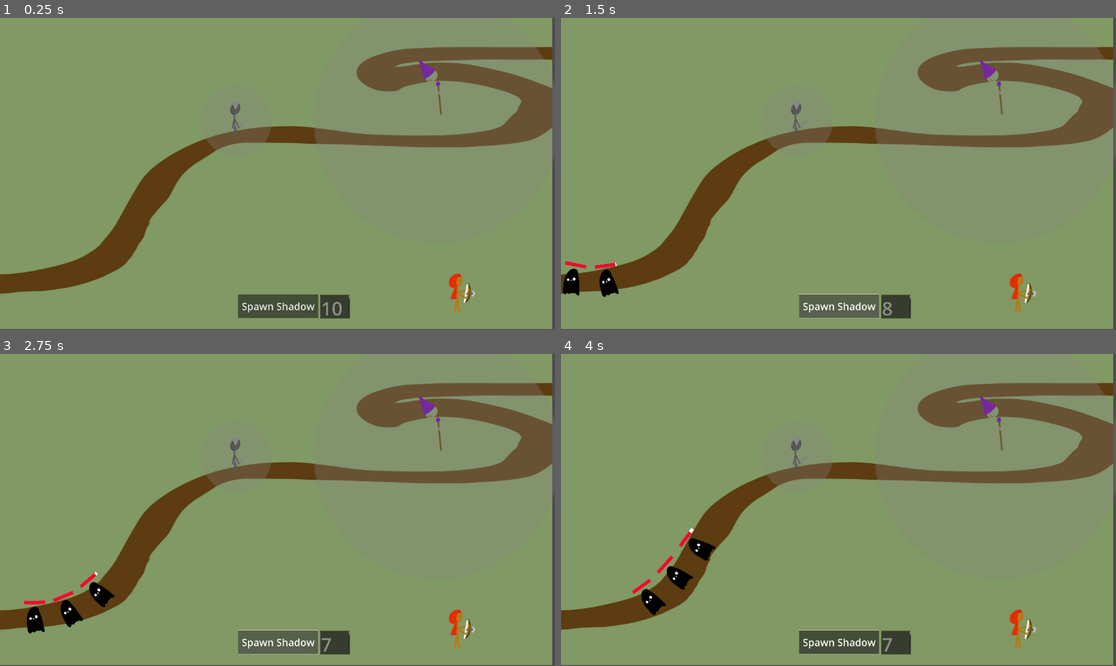
Above: before the commit, frames 1-4 (two rows, left to right).
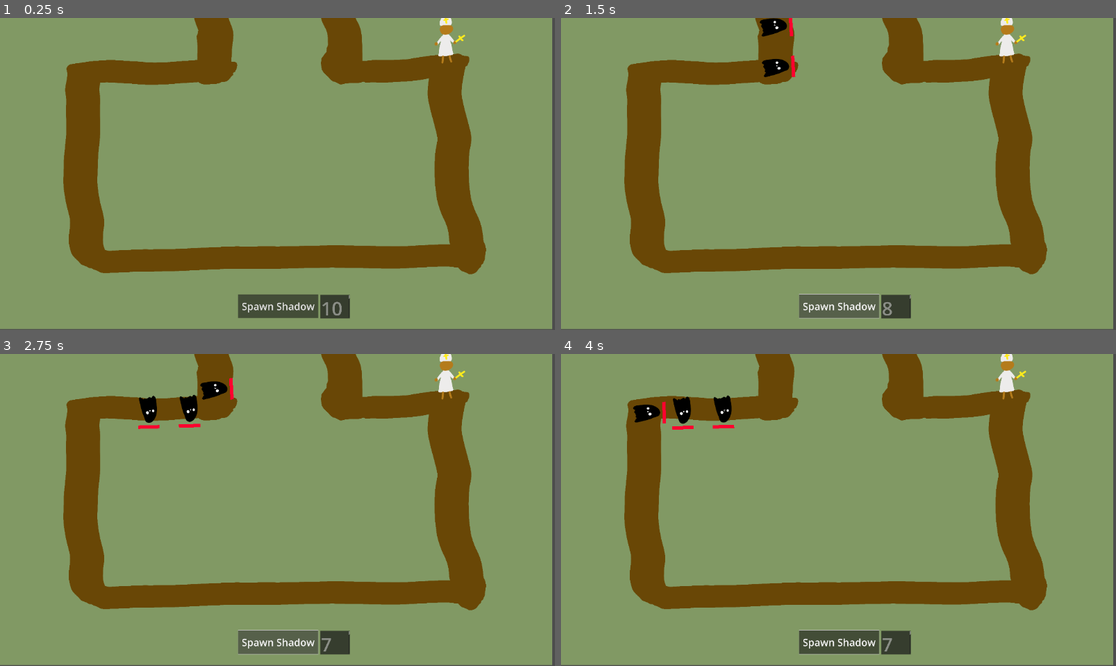
Above: after the commit, the same moments.

Repository: IndiSnacks/PS-Game-Jam-2024
Game: Godot game, scene res://Scenes/jack_scene.tscn
The game is run twice, just before and just after one commit, with the same random seed, the same clock (stepped at 60 frames per second) and the same inputs. Before the commit the project starts from res://Scenes/sahil_scene.tscn.
Inputs (mouse positions are in pixels of both pictures, inside the frame that each line leads up to):
- Up to frame 1 (0.25 s): no input
- Up to frame 2 (1.5 s): click "Spawn Shadow" at 0.5 s; click "Spawn Shadow" at 1.25 s
- Up to frame 3 (2.75 s): click "Spawn Shadow" at 2 s
- Up to frame 4 (4 s): move the mouse to (960, 494) at 2.77 s; click (960, 494) at 2.85 s; drag from (727, 525) to (660, 591) at 3.52 s

The runs differ from the first frame. In frame 1, 26% of the frame differs, in the area x 0-100%, y 0-95%; in frame 2, 27%; in frame 3, 27%; in frame 4, 27%.

Commit message:
Added new map and priest
Added a new map and new enemy type priest. Priest charges up but after a bit does big damage to a single target in front of it.

Diff:
--- /dev/null
+++ b/Components/priest.tscn
@@ -0,0 +1,27 @@
+[gd_scene load_steps=4 format=3 uid="uid://d06kfdgdnn30r"]
+
+[ext_resource type="Script" path="res://Scripts/damage_dealer.gd" id="1_j36fn"]
+[ext_resource type="Texture2D" uid="uid://bwryo6nkg1jkf" path="res://Art/priest.png" id="2_ameas"]
+
+[sub_resource type="RectangleShape2D" id="RectangleShape2D_kib8k"]
+size = Vector2(264, 809.5)
+
+[node name="priest" type="Area2D"]
+script = ExtResource("1_j36fn")
+damage_speed = 1.0
+damage_amount = 100.0
+is_charge = true
+
+[node name="CollisionShape2D" type="CollisionShape2D" parent="."]
+position = Vector2(3, 404.25)
+shape = SubResource("RectangleShape2D_kib8k")
+
+[node name="Sprite2D" type="Sprite2D" parent="."]
+position = Vector2(-51, 366)
+scale = Vector2(0.752, 0.682)
+texture = ExtResource("2_ameas")
+
+[node name="AOE_radius" type="Sprite2D" parent="."]
+
+[connection signal="area_entered" from="." to="." method="_on_area_entered"]
+[connection signal="area_exited" from="." to="." method="_on_area_exited"]
--- /dev/null
+++ b/Scenes/jack_scene.tscn
@@ -0,0 +1,58 @@
+[gd_scene load_steps=5 format=3 uid="uid://dor54wbk2g1jr"]
+
+[ext_resource type="Texture2D" path="res://Art/easy_stage.png" id="1_sc7ld"]
+[ext_resource type="Script" path="res://Scripts/spawning_manager.gd" id="2_an08f"]
+[ext_resource type="PackedScene" uid="uid://d06kfdgdnn30r" path="res://Components/priest.tscn" id="4_dsnyt"]
+
+[sub_resource type="Curve2D" id="Curve2D_m2n8j"]
+_data = {
+"points": PackedVector2Array(0, 0, 0, 0, -536, -1273, 0, 0, 0, 0, -512, -829, 0, 0, 0, 0, -1544, -801, 0, 0, 0, 0, -1504, 671, 0, 0, 0, 0, 1496, 627, 0, 0, 0, 0, 1360, -849, 0, 0, 0, 0, 520, -853, 0, 0, 0, 0, 508, -1233)
+}
+point_count = 8
+
+[node name="Jack-Scene" type="Node2D"]
+
+[node name="Camera2D" type="Camera2D" parent="."]
+ignore_rotation = false
+zoom = Vector2(0.26, 0.26)
+
+[node name="Temp-stage" type="Sprite2D" parent="."]
+position = Vector2(-16.4999, -6.04515)
+scale = Vector2(2.15771, 1.21489)
+texture = ExtResource("1_sc7ld")
+
+[node name="Path2D" type="Path2D" parent="."]
+curve = SubResource("Curve2D_m2n8j")
+
+[node name="Shadow_Spawner" type="Node2D" parent="."]
+position = Vector2(-2123, -1132)
+script = ExtResource("2_an08f")
+num_shadows = 10
+
+[node name="Button" type="Button" parent="Shadow_Spawner"]
+offset_left = 1808.0
+offset_top = 2093.0
+offset_right = 2448.0
+offset_bottom = 2283.0
+theme_override_font_sizes/font_size = 80
+text = "Spawn Shadow"
+
+[node name="TextEdit" type="TextEdit" parent="Shadow_Spawner"]
+layout_direction = 2
+offset_left = 2466.0
+offset_top = 2096.0
+offset_right = 2699.0
+offset_bottom = 2287.0
+size_flags_horizontal = 4
+theme_override_font_sizes/font_size = 150
+text = "50
+"
+editable = false
+context_menu_enabled = false
+
+[node name="Damage_Manager" type="Node2D" parent="."]
+
+[node name="priest" parent="." instance=ExtResource("4_dsnyt")]
+position = Vector2(1336, -1032)
+
+[connection signal="button_down" from="Shadow_Spawner/Button" to="Shadow_Spawner" method="_on_button_button_down"]
--- a/Scripts/damage_dealer.gd
+++ b/Scripts/damage_dealer.gd
@@ -2,25 +2,42 @@
 
 @export var damage_speed = 0.5
 @export var damage_amount = 0.0
+@export var charge_increment = 0.1
 @export var is_aoe = false
+@export var is_charge = false
 
 var shadow_queue = []
 var timer = 0.0
+var charge = 0.0
 
 func _ready():
 	pass
 
 func _process(delta):
 	timer += delta
+	if is_charge and charge < 100:
+		charge += charge_increment
 	if(timer >= damage_speed):
 		timer = 0.0
 		if(!is_aoe): #damges the first target if not aoe
-			if(shadow_queue.size() > 0):
-				var target = shadow_queue[0]
-				target.take_damage(damage_amount)
+			if not is_charge:
+				if(shadow_queue.size() > 0):
+					var target = shadow_queue[0]
+					target.take_damage(damage_amount)
+			else:
+				if(shadow_queue.size() > 0) and charge >= 100:
+					var target = shadow_queue[0]
+					target.take_damage(damage_amount)
+					charge = 0
 		if(is_aoe): #damages all in raduis if aoe
-			for shadow in shadow_queue:
-				shadow.take_damage(damage_amount)
+			if not is_charge:
+				for shadow in shadow_queue:
+					shadow.take_damage(damage_amount)
+			else:
+				if charge >= 100:
+					for shadow in shadow_queue:
+						shadow.take_damage(damage_amount)
+					charge = 0
 
 # Put all the nodes the area into a queue
 # Do tick damage to the top node
@@ -28,8 +45,10 @@
 # Pop the node if it leaves the area
 func _on_area_entered(area):
 	if(area.is_in_group("shadow")):
+		print('ADDED SHADOW')
 		shadow_queue.append(area)
 
 func _on_area_exited(area):
 	if(area.is_in_group("shadow")):
+		print('BYE SHADOW')
 		shadow_queue.erase(area)
--- /dev/null
+++ b/Scripts/drag.gd
@@ -0,0 +1,50 @@
+extends Sprite2D
+
+# Define the status of the sprite: "none", "clicked", "released", or "dragging".
+var status = "none"
+var tsize = Vector2()
+var mpos = Vector2()
+var drag_offset = Vector2()
+
+# This is a singleton to keep track of the currently dragged sprite
+var dragging_sprite = null
+
+func _ready():
+	var texture = get_texture()
+	if texture:
+		tsize = texture.get_size()
+	else:
+		print("Error: Sprite texture is not assigned.")
+		tsize = Vector2.ZERO  # Default to zero if no texture is assigned
+
+func _process(delta):
+	if status == "dragging" and dragging_sprite == self:
+		global_position = mpos + drag_offset
+
+func _input(ev):
+	if ev is InputEventMouseButton and ev.button_index == MOUSE_BUTTON_LEFT:
+		if ev.pressed:
+			var evpos = ev.global_position
+			var gpos = global_position
+			var rect = Rect2()
+
+			if is_centered():
+				rect = Rect2(gpos.x - tsize.x / 2, gpos.y - tsize.y / 2, tsize.x, tsize.y)
+			else:
+				rect = Rect2(gpos.x, gpos.y, tsize.x, tsize.y)
+
+			if rect.has_point(evpos):
+				status = "clicked"
+				drag_offset = gpos - evpos
+				if dragging_sprite == null:  # Only set if no other sprite is being dragged
+					dragging_sprite = self
+
+		elif not ev.pressed:
+			if dragging_sprite == self:
+				status = "released"
+				dragging_sprite = null  # Stop dragging for this instance
+
+	if status == "clicked" and ev is InputEventMouseMotion:
+		status = "dragging"
+
+	mpos = ev.global_position
--- /dev/null
+++ b/Scripts/drag_pot.gd
@@ -0,0 +1,16 @@
+extends Node2D
+
+var selected = false
+
+func _on_area_2d_input_event(viewport, event, shape_idx):
+	if Input.is_action_just_pressed("click") and global_position == event.position:
+		selected = true
+
+func _physics_process(delta):
+	if selected:
+		global_position = lerp(global_position, get_global_mouse_position(), 25 * delta)
+
+func _input(event):
+	if event is InputEventMouseButton:
+		if event.button_index == MOUSE_BUTTON_LEFT and not event.pressed:
+			selected = false
--- /dev/null
+++ b/Scripts/spawner.gd
@@ -0,0 +1,40 @@
+extends Node
+
+# List of prefabs to spawn
+@export var prefab_scenes: Array[PackedScene]
+
+# Time interval in seconds between spawns
+@export var spawn_interval: float = 2.5  # Adjust this value as needed
+
+# Area within which to spawn prefabs
+@export var spawn_area_min: Vector2 = Vector2(-1000, -1000)
+@export var spawn_area_max: Vector2 = Vector2(1000, 1000)
+
+func _ready():
+	randomize()
+	# Start the timer
+	var timer = Timer.new()
+	timer.set_wait_time(spawn_interval)
+	timer.set_one_shot(false)
+	timer.connect("timeout", Callable(self, "_on_timer_timeout"))
+	add_child(timer)
+	timer.start()
+
+func _on_timer_timeout():
+	spawn_prefab()
+
+func spawn_prefab():
+	if prefab_scenes.size() == 0:
+		return
+
+	# Select a random prefab from the list
+	var random_index = randi() % prefab_scenes.size()
+	var selected_prefab = prefab_scenes[random_index]
+
+	var instance = selected_prefab.instantiate()
+	add_child(instance)
+	var position = Vector2(
+		randf_range(spawn_area_min.x, spawn_area_max.x),
+		randf_range(spawn_area_min.y, spawn_area_max.y)
+	)
+	instance.position = position
--- a/project.godot
+++ b/project.godot
@@ -11,9 +11,20 @@
 [application]
 
 config/name="PS Game Jam 2024"
-run/main_scene="res://Scenes/sahil_scene.tscn"
+run/main_scene="res://Scenes/jack_scene.tscn"
 config/features=PackedStringArray("4.2", "GL Compatibility")
-config/icon="res://Art/icon.svg"
+
+[autoload]
+
+DragPot="*res://Scripts/drag_pot.gd"
+
+[input]
+
+click={
+"deadzone": 0.48,
+"events": [Object(InputEventMouseButton,"resource_local_to_scene":false,"resource_name":"","device":-1,"window_id":0,"alt_pressed":false,"shift_pressed":false,"ctrl_pressed":false,"meta_pressed":false,"button_mask":0,"position":Vector2(0, 0),"global_position":Vector2(0, 0),"factor":1.0,"button_index":1,"canceled":false,"pressed":false,"double_click":false,"script":null)
+]
+}
 
 [rendering]
 
Binary file added: Art/easy_stage.png
Not shown, added: Art/easy_stage.png.import
Binary file added: Art/priest.png
Not shown, added: Art/priest.png.import
Not shown, changed: .DS_Store
